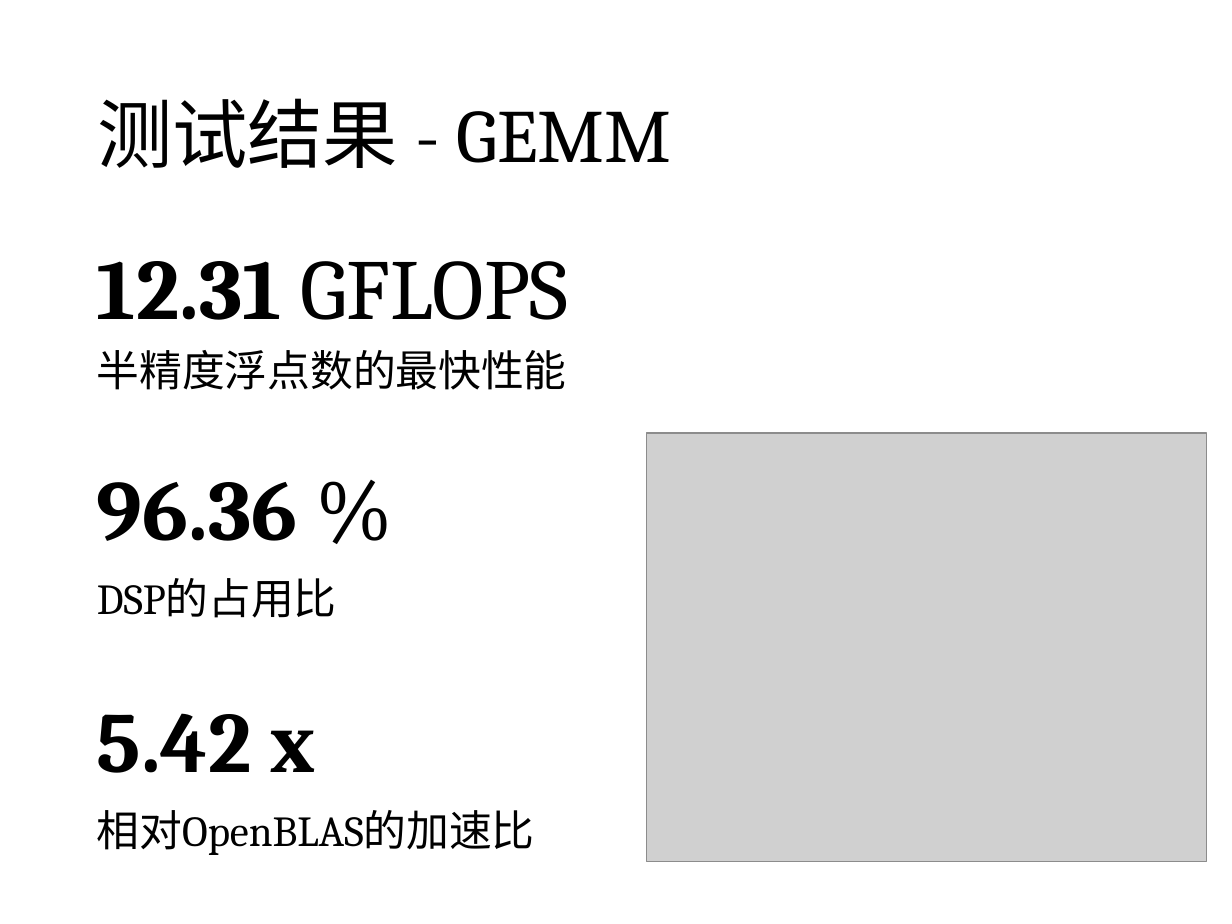
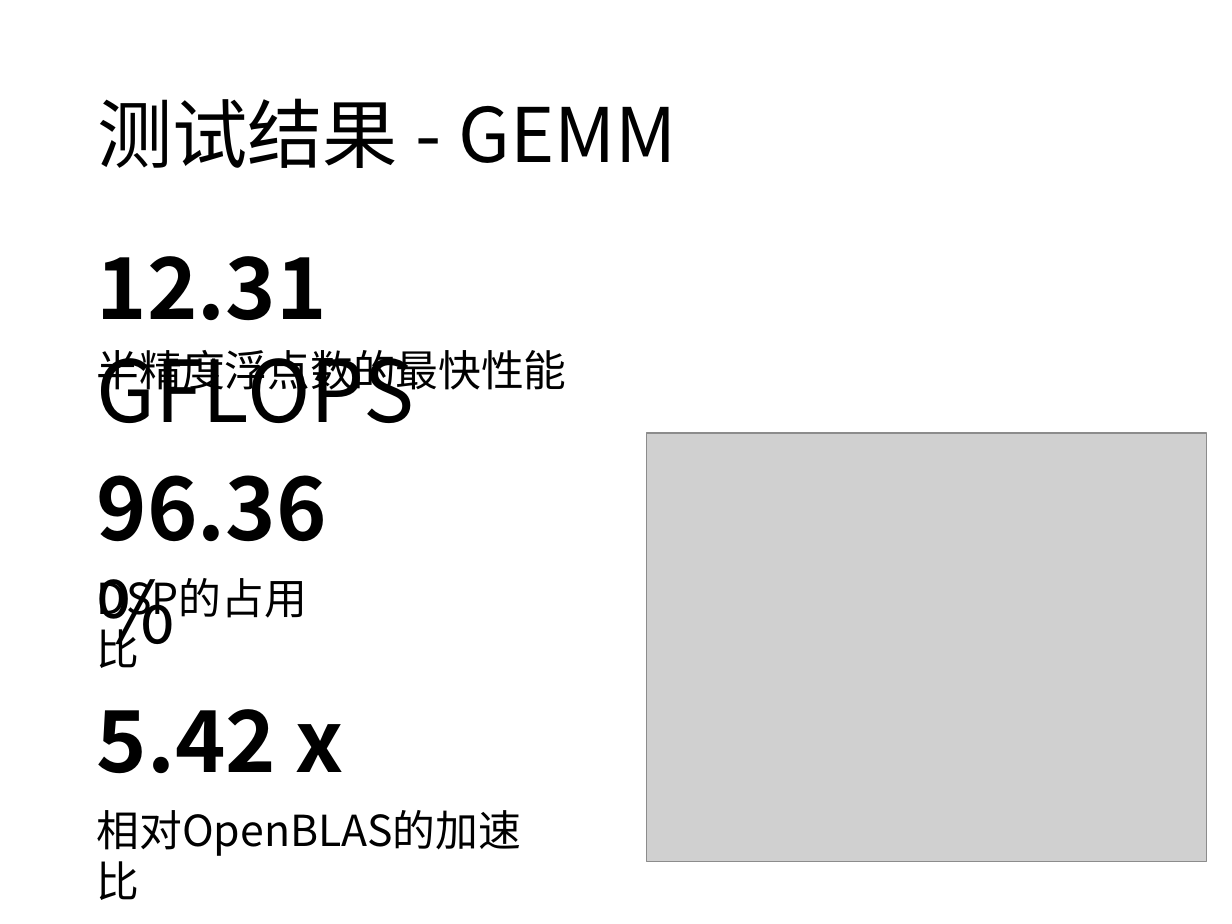
Before and after one commit to kumasento/thesis-tex, a slide deck: slide 8 of 答辩PPT.pptx (slide 7 before the commit). Drawn at 1232x924 pixels with LibreOffice and Linux fonts; fonts in the diff are those of the drawing; grey boxes stand for pictures. Boxes give left, top, right and bottom in pixels: in the first picture for what was removed or moved away, otherwise in the second. Text is boxed around its words. In the diff, an @@ line names an element or a change of style, - is before the commit and + after.

```diff
--- a/答辩PPT.pptx
+++ b/答辩PPT.pptx
@@ font Cambria to Noto Sans CJK SC in 7 elements at <box>97,98,676,168</box>, <box>97,256,415,423</box>, <box>97,350,567,397</box>, <box>85,565,357,630</box>, <box>97,475,327,542</box>, <box>97,810,521,856</box>, <box>97,709,343,774</box> @@
```
Also in this commit, not shown: 8 other slides changed, 1 slide added, 3 other files.
